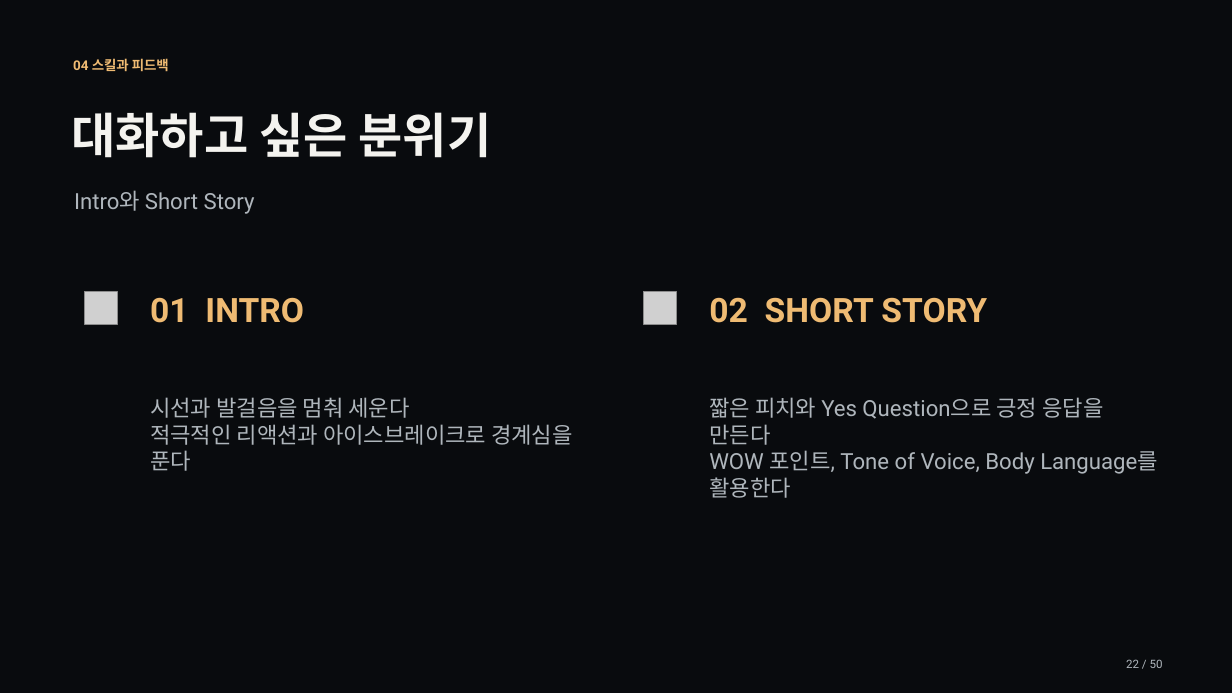
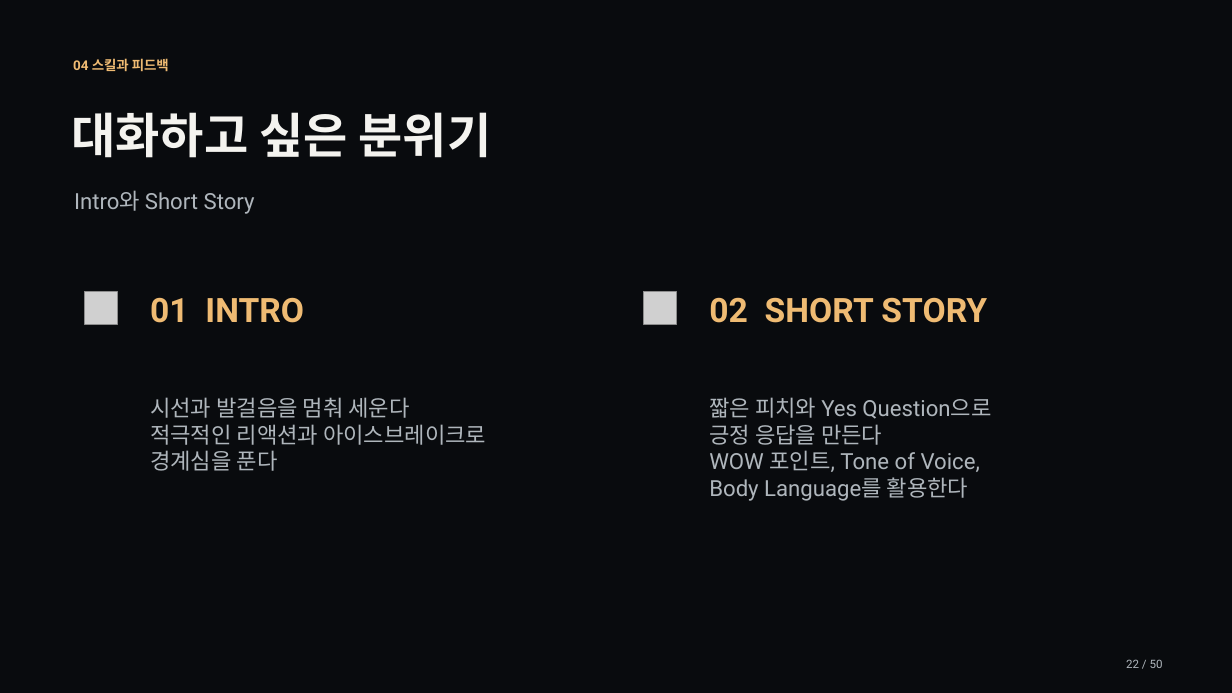
Before and after one commit to jaeyoung5178-bot/Presence, a slide deck: slide 22 of education/training/signature/training-signature.pptx. Drawn at 1232x693 pixels with LibreOffice and Linux fonts; fonts in the diff are those of the drawing; grey boxes stand for pictures. Boxes give left, top, right and bottom in pixels: in the first picture for what was removed or moved away, otherwise in the second. Text is boxed around its words. In the diff, an @@ line names an element or a change of style, - is before the commit and + after.

```diff
--- a/education/training/signature/training-signature.pptx
+++ b/education/training/signature/training-signature.pptx
@@ text at (709,397,991,501): text changed @@
-짧은 피치와 Yes Question으로 긍정 응답을 만든다
-WOW 포인트, Tone of Voice, Body Language를 활용한다
+짧은 피치와 Yes Question으로
+긍정 응답을 만든다
+WOW 포인트, Tone of Voice,
+Body Language를 활용한다
@@ text at (150,424,486,471): text changed @@
-적극적인 리액션과 아이스브레이크로 경계심을 푼다
+적극적인 리액션과 아이스브레이크로
+경계심을 푼다
```
Also in this commit, not shown: 1 other slide changed, 5 other files.
